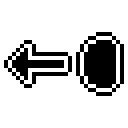
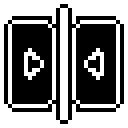
Layered file, before and after one edit (128 × 128). Changes by layer:
showed "Layer", painted on it over [4, 4, 124, 124]
hid "arrow_down #1" over [4, 32, 124, 96]
